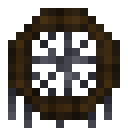
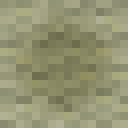
Before/after of a 128×128 layered artwork. What changed in the layer stack:
added group "limbo transport block" with 15 layers above "dream catcher" over [0, 0, 128, 128]
added group "bottom" with 4 layers in group "limbo transport block" over [0, 0, 128, 128]
added layer "Layer 68 copy 3" (multiply, 78%) in group "bottom" over [8, 8, 120, 120]
added layer "Layer 68" (multiply) in group "bottom" over [0, 0, 128, 128]
added layer "Layer 67" in group "bottom" over [0, 0, 128, 128]
renamed "Group 1" to "dream catcher", hid the group it (7 layers) over [0, 0, 120, 128]
hid "Layer 63" over [8, 88, 112, 128]
